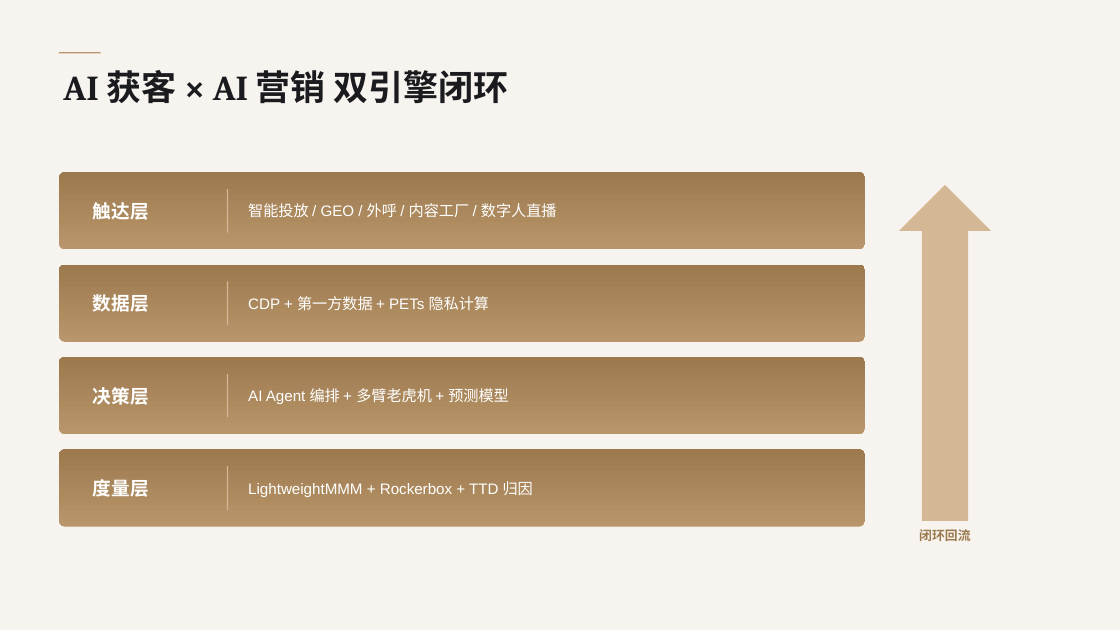
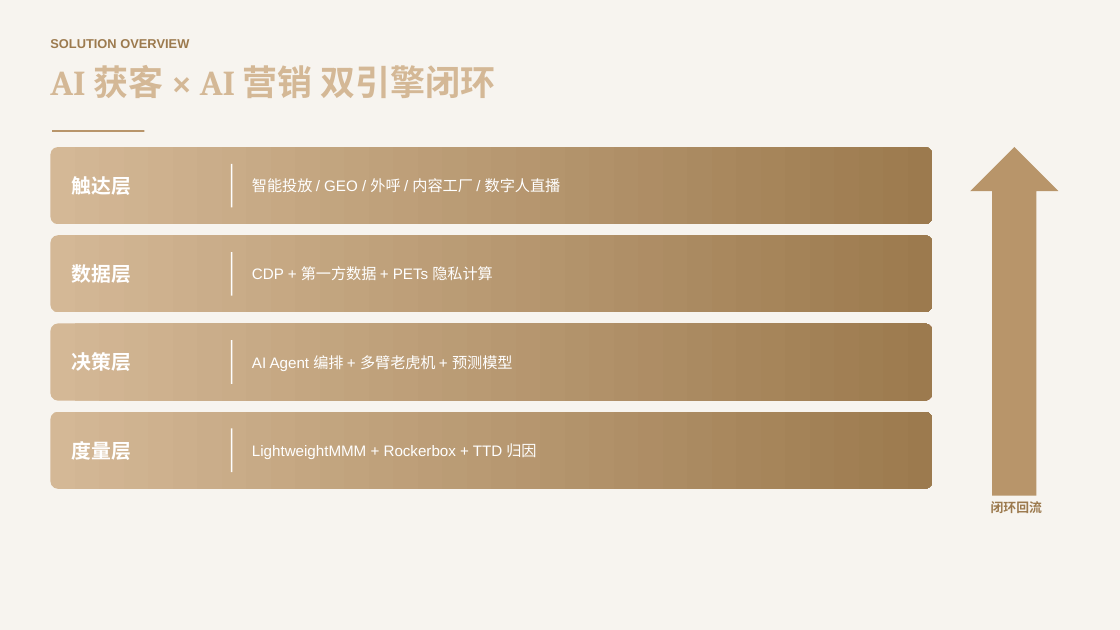
Before and after one commit to 43965555/wujie-ai, a slide deck: slide 4 of pitch/ai-marketing-2026.pptx. Drawn at 1120x630 pixels with LibreOffice and Linux fonts; fonts in the diff are those of the drawing. Boxes give left, top, right and bottom in pixels: in the first picture for what was removed or moved away, otherwise in the second. Text is boxed around its words. In the diff, an @@ line names an element or a change of style, - is before the commit and + after.

```diff
--- a/pitch/ai-marketing-2026.pptx
+++ b/pitch/ai-marketing-2026.pptx
@@ text added at (50,39,189,48), 11 pt, text #9C7A4E, bold @@
+SOLUTION OVERVIEW
@@ text "AI 获客 × AI 营销 ...": place and size @@
-text "AI 获客 × AI 营销 ..." at (63,70,509,103)
+text "AI 获客 × AI 营销 ..." at (50,65,496,98)
@@ text "AI 获客 × AI 营销 ..." at (50,65,496,98): text colour #1A1A1F to gradient #D4B896 to #9C7A4E @@
@@ rounded rectangle: place and size @@
-rounded rectangle at (59,172,865,250)
+rounded rectangle at (50,147,933,224)
@@ rectangle: place and size @@
-rectangle at (59,52,101,54)
+rectangle at (52,130,145,132)
@@ text "触达层": place and size @@
-text "触达层" at (93,202,149,220)
+text "触达层" at (71,176,131,195)
@@ text "智能投放 / GEO / 外呼 ...": place and size @@
-text "智能投放 / GEO / 外呼 ..." at (248,203,557,217)
+text "智能投放 / GEO / 外呼 ..." at (252,178,561,192)
@@ up arrow: place and size @@
-up arrow at (899,185,991,521)
+up arrow at (970,147,1059,496)
@@ up arrow at (970,147,1059,496): fill #D4B896 to #B8956A @@
@@ rectangle: place and size @@
-rectangle at (227,189,229,233)
+rectangle at (231,164,233,208)
@@ rounded rectangle: place and size @@
-rounded rectangle at (59,265,865,342)
+rounded rectangle at (50,235,933,313)
@@ text "数据层": place and size @@
-text "数据层" at (93,294,149,312)
+text "数据层" at (71,264,131,283)
@@ text "CDP + 第一方数据 + PETs ...": place and size @@
-text "CDP + 第一方数据 + PETs ..." at (248,296,490,310)
+text "CDP + 第一方数据 + PETs ..." at (252,266,493,280)
@@ rectangle: place and size @@
-rectangle at (227,281,229,325)
+rectangle at (231,252,233,296)
@@ rounded rectangle: place and size @@
-rounded rectangle at (59,357,865,434)
+rounded rectangle at (50,323,933,401)
@@ text "决策层": place and size @@
-text "决策层" at (93,387,149,405)
+text "决策层" at (71,352,131,371)
@@ text "AI Agent 编排 + 多臂老虎机 ...": place and size @@
-text "AI Agent 编排 + 多臂老虎机 ..." at (248,388,509,404)
+text "AI Agent 编排 + 多臂老虎机 ..." at (252,355,513,371)
@@ rectangle: place and size @@
-rectangle at (227,374,229,418)
+rectangle at (231,340,233,384)
@@ fill gradient #B8956A to #9C7A4E to gradient #D4B896 to #9C7A4E; proportions changed in 4 elements at (50,147,933,224), (50,235,933,313), (50,323,933,401), (50,412,933,489) @@
@@ rounded rectangle: place and size @@
-rounded rectangle at (59,450,865,527)
+rounded rectangle at (50,412,933,489)
@@ size 16 to 17 pt in 4 elements at (71,176,131,195), (71,264,131,283), (71,352,131,371), (71,441,131,460) @@
@@ text "度量层": place and size @@
-text "度量层" at (93,479,149,497)
+text "度量层" at (71,441,131,460)
@@ text "LightweightMMM + Rockerbox + TTD ...": place and size @@
-text "LightweightMMM + Rockerbox + TTD ..." at (248,481,533,497)
+text "LightweightMMM + Rockerbox + TTD ..." at (252,443,536,459)
@@ fill #D4B896 to #FFFFFF in 4 elements at (231,164,233,208), (231,252,233,296), (231,340,233,384), (231,429,233,472) @@
@@ rectangle: place and size @@
-rectangle at (227,466,229,510)
+rectangle at (231,429,233,472)
@@ text "闭环回流": place and size @@
-text "闭环回流" at (919,529,970,541)
+text "闭环回流" at (991,501,1042,513)
```
Also in this commit, not shown: 12 other slides changed.
